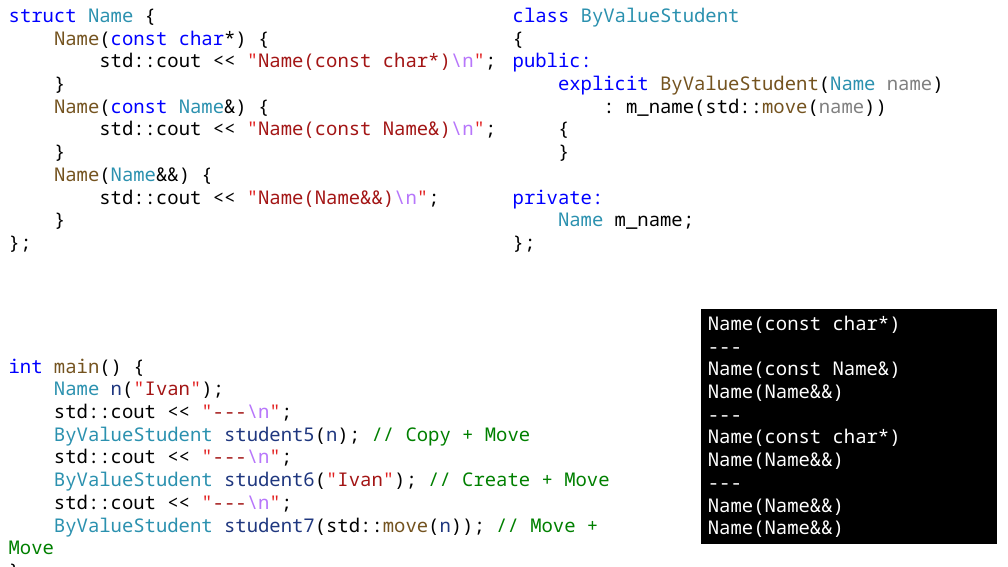
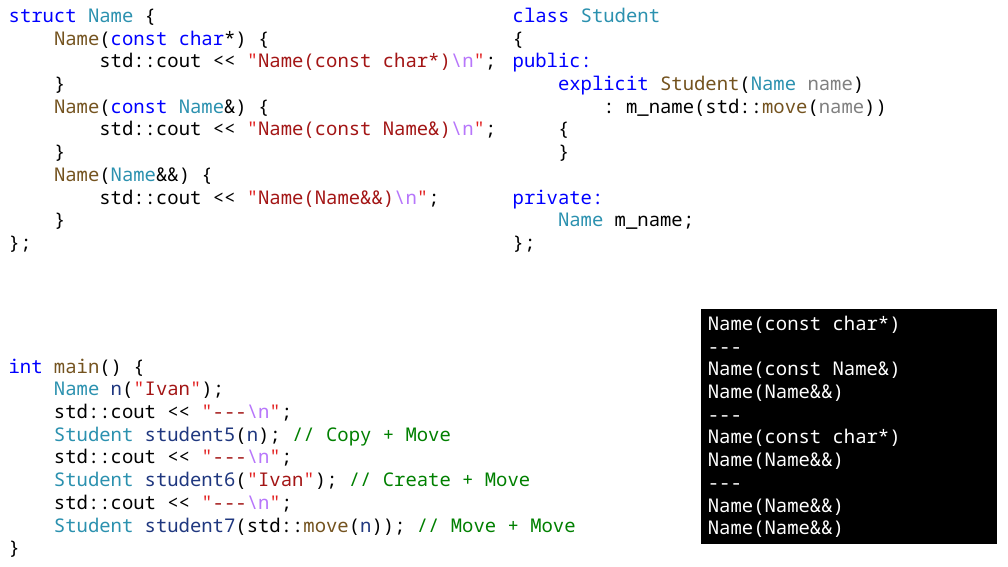
Before and after one commit to alexey-malov/oop, a slide deck: slide 140 of lectures/02/Основы ООП.pptx (slide 136 before the commit). Drawn at 1008x567 pixels with LibreOffice and Linux fonts; fonts in the diff are those of the drawing. Boxes give left, top, right and bottom in pixels: in the first picture for what was removed or moved away, otherwise in the second. Text is boxed around its words. In the diff, an @@ line names an element or a change of style, - is before the commit and + after.

```diff
--- a/lectures/02/Основы ООП.pptx
+++ b/lectures/02/Основы ООП.pptx
@@ text at (513, 7, 660, 22): text changed @@
-class ByValueStudent
+class Student
@@ text at (558, 75, 865, 95): text changed; text colour #74531F to #0000FF @@
-explicit ByValueStudent(Name name)
+explicit Student(Name name)
@@ text at (54, 426, 451, 446): text changed; text colour #2B91AF to #008000 @@
-ByValueStudent student5(n); // Copy + Move
+Student student5(n); // Copy + Move
@@ text at (54, 471, 530, 489): text changed; text colour #2B91AF to #008000 @@
-ByValueStudent student6("Ivan"); // Create + Move
+Student student6("Ivan"); // Create + Move
@@ text at (54, 517, 575, 535): text changed; text colour #2B91AF to #008000 @@
-ByValueStudent student7(std::move(n)); // Move + Move
+Student student7(std::move(n)); // Move + Move
```
Also in this commit, not shown: 13 other slides changed, 11 slides added, 11 slides removed.
